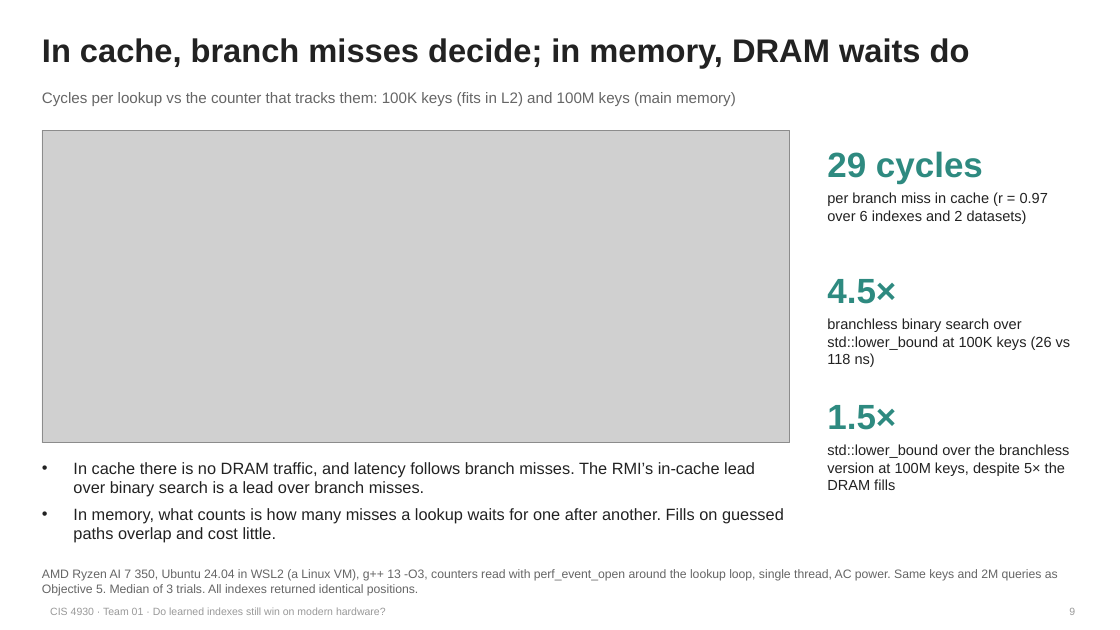
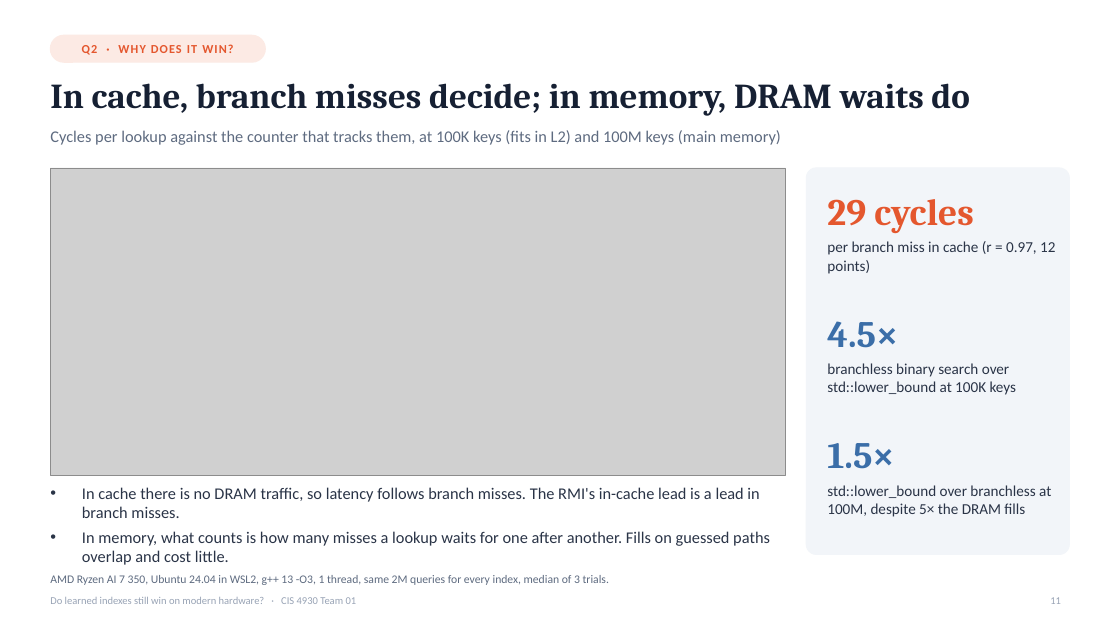
Before and after one commit to khangpt2k6/CIS4930, a slide deck: slide 11 of slides/final_presentation.pptx (slide 9 before the commit). Drawn at 1120x630 pixels with LibreOffice and Linux fonts; fonts in the diff are those of the drawing; grey boxes stand for pictures. Boxes give left, top, right and bottom in pixels: in the first picture for what was removed or moved away, otherwise in the second. Text is boxed around its words. In the diff, an @@ line names an element or a change of style, - is before the commit and + after.

```diff
--- a/slides/final_presentation.pptx
+++ b/slides/final_presentation.pptx
@@ rounded rectangle added at [50,35,266,62], fill #FCEAE4, outline #FCEAE4 1 pt @@
@@ text added at [82,44,233,55], 10.5 pt, text #E4572E, bold @@
+Q2 · WHY DOES IT WIN?
@@ title "In cache, branch misses decide; ...": place and size @@
-title "In cache, branch misses decide; ..." at [42,38,970,68]
+title "In cache, branch misses decide; ..." at [50,83,969,116]
@@ title "In cache, branch misses decide; ..." at [50,83,969,116]: size 28 to 30 pt, font Arial to Cambria, text colour #222222 to #162033 @@
@@ text at [50,130,781,145]: text changed; size 13 to 14 pt; font Arial to Calibri; text colour #666666 to #5E6B80 @@
-Cycles per lookup vs the counter that tracks them: 100K keys (fits in L2) and 100M keys (main memory)
+Cycles per lookup against the counter that tracks them, at 100K keys (fits in L2) and 100M keys (main memory)
@@ picture: place and size @@
-picture at [42,130,790,443]
+picture at [50,168,786,476]
@@ rounded rectangle added at [807,168,1070,555], fill #F2F5F9, outline #F2F5F9 1 pt @@
@@ text "29 cycles": place and size @@
-text "29 cycles" at [827,151,983,184]
+text "29 cycles" at [827,199,973,233]
@@ text "29 cycles" at [827,199,973,233]: size 30 to 32 pt, font Arial to Cambria, text colour #2E8A80 to #E4572E; vertical alignment middle to bottom @@
@@ text at [827,241,1055,274]: text changed; size 12.5 to 13 pt; font Arial to Calibri; text colour #222222 to #2A3447 @@
-per branch miss in cache (r = 0.97 over 6 indexes and 2 datasets)
+per branch miss in cache (r = 0.97, 12 points)
@@ text "4.5×" at [827,321,898,348]: size 30 to 32 pt, font Arial to Cambria, text colour #2E8A80 to #3B6EA8; vertical alignment middle to bottom @@
@@ text "4.5×": place and size @@
-text "4.5×" at [827,279,896,304]
+text "4.5×" at [827,321,898,348]
@@ text at [827,363,1017,395]: text changed; size 12.5 to 13 pt; font Arial to Calibri; text colour #222222 to #2A3447 @@
-branchless binary search over std::lower_bound at 100K keys (26 vs 118 ns)
+branchless binary search over std::lower_bound at 100K keys
@@ text "1.5×": place and size @@
-text "1.5×" at [827,405,896,430]
+text "1.5×" at [827,443,894,469]
@@ text "1.5×" at [827,443,894,469]: size 30 to 32 pt, font Arial to Cambria, text colour #2E8A80 to #3B6EA8; vertical alignment middle to bottom @@
@@ text "In cache there is no ...": place and size @@
-text "In cache there is no ..." at [73,462,784,543]
+text "In cache there is no ..." at [82,487,770,565]
@@ text at [82,487,759,518]: text changed; font Arial to Calibri; text colour #222222 to #2A3447 @@
-• In cache there is no DRAM traffic, and latency follows branch misses. The RMI’s in-cache lead over binary search is a lead over branch misses.
+• In cache there is no DRAM traffic, so latency follows branch misses. The RMI's in-cache lead is a lead in branch misses.
@@ text at [827,485,1051,517]: text changed; size 12.5 to 13 pt; font Arial to Calibri; text colour #222222 to #2A3447 @@
-std::lower_bound over the branchless version at 100M keys, despite 5× the DRAM fills
+std::lower_bound over branchless at 100M, despite 5× the DRAM fills
@@ text at [82,531,770,565]: font Arial to Calibri, text colour #222222 to #2A3447 in "In memory, what counts is how many ..."; less space between paragraphs @@
@@ text "AMD Ryzen AI 7 350, ..." at [50,575,609,585]: vertical alignment middle to bottom @@
@@ text at [50,575,609,585]: text changed; size 10.5 to 10 pt; font Arial to Calibri; text colour #666666 to #5E6B80 @@
-AMD Ryzen AI 7 350, Ubuntu 24.04 in WSL2 (a Linux VM), g++ 13 -O3, counters read with perf_event_open around the lookup loop, single thread, AC power. Same keys and 2M queries as Objective 5. Median of 3 trials. All indexes returned identical positions.
+AMD Ryzen AI 7 350, Ubuntu 24.04 in WSL2, g++ 13 -O3, 1 thread, same 2M queries for every index, median of 3 trials.
@@ text at [50,597,357,604]: text changed; font Arial to Calibri; text colour #999999 to #98A3B5 @@
-CIS 4930 · Team 01 · Do learned indexes still win on modern hardware?
+Do learned indexes still win on modern hardware? · CIS 4930 Team 01
@@ page number added at [1050,597,1061,604], 9 pt, text #98A3B5 @@
+11
@@ page number removed at [1069,608,1075,615] @@
-9
```
Also in this commit, not shown: 8 other slides changed, 16 slides added, 7 slides removed, 4 other files.
